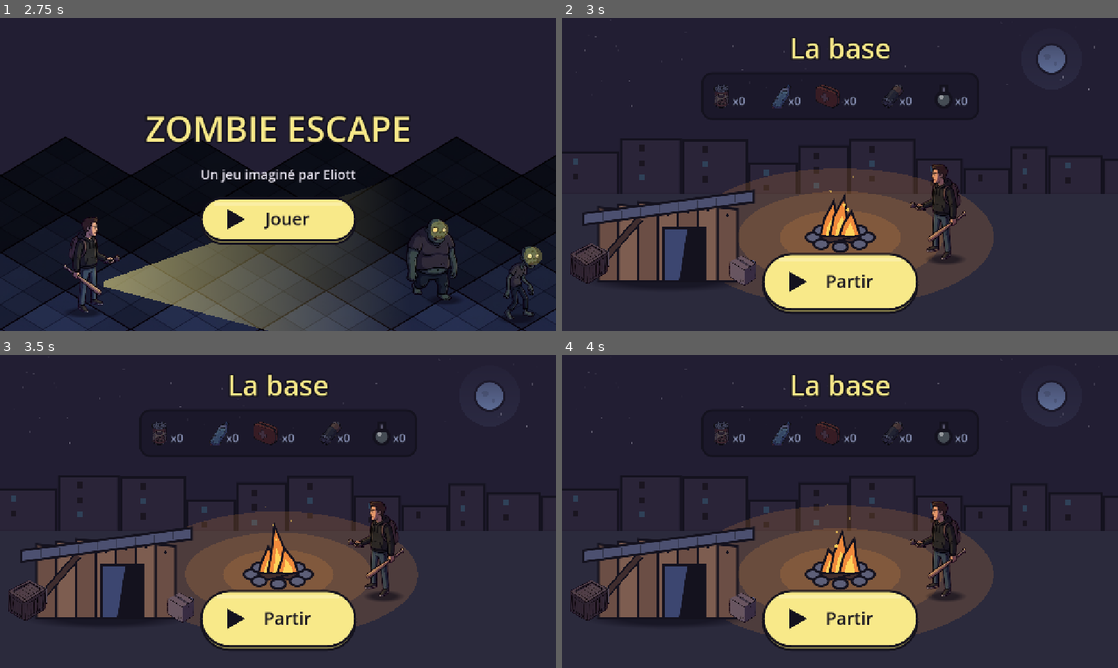
Above: before the commit, frames 1-4 (two rows, left to right).
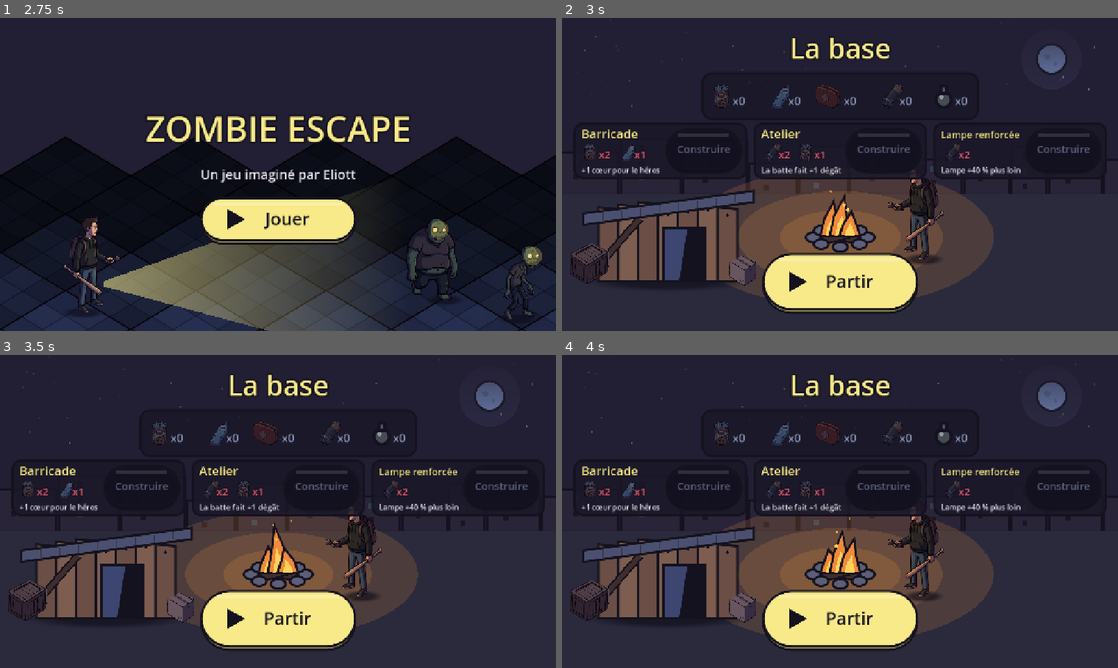
Above: after the commit, the same moments.

Repository: Krocky/zombie-escape
Game: Godot game, scene res://scenes/titre.tscn
Two runs of this game, one before a commit and one after it. Both use one fixed random seed, a clock stepped at 60 frames per second and the inputs below.
Inputs (mouse positions are in pixels of both pictures, inside the frame that each line leads up to):
- Up to frame 1 (2.75 s): move the mouse to (400, 158) at 0.52 s; click (400, 158) at 0.67 s; drag from (166, 190) to (250, 237) at 1.27 s; move the mouse to (333, 105) at 2.02 s; click (333, 105) at 2.17 s
- Up to frame 2 (3 s): drag from (812, 237) to (673, 127) at 2.77 s
- Up to frame 3 (3.5 s): no input
- Up to frame 4 (4 s): move the mouse to (1006, 558) at 3.52 s; click (1006, 558) at 3.67 s

Frame 1 is identical in both runs. In frame 2, 6.8% of the frame differs, in the area x 2-98%, y 35-79%; in frame 3, 6.4%; in frame 4, 6.8%.

Commit message:
Lot 2 étape (b) : constructions de la base
Barricade (+1 coeur), atelier (+1 dégât de batte), lampe renforcée (+40 %
de portée du faisceau). Coûts et effets dans Reglages, logique dans Partie,
cartes Construire sur l'écran Base, constructions dessinées dans le décor,
effets appliqués dans le niveau et sauvegardés. Test test_i.

Co-Authored-By: Claude Opus 5.5 <noreply@anthropic.com>
Claude-Session: https://claude.ai/code/session_01VhU3rXn2s9bFyJ9XzueaAJ

Diff:
--- a/data/reglages.gd
+++ b/data/reglages.gd
@@ -35,6 +35,15 @@
 const ATTAQUE_PORTEE := 90.0          # distance à laquelle la batte touche
 const ATTAQUE_DELAI := 0.5            # secondes entre deux coups
 
+# --- Constructions de la base (chacune se construit une seule fois) ---
+# Coût : { objet: nombre }. Objets : "conserve", "eau", "bandage", "piles" (pas "fiole" : elle sert au remède).
+const BARRICADE_COUT := {"conserve": 2, "eau": 1}
+const BARRICADE_COEURS := 1             # cœurs en plus pour le héros
+const ATELIER_COUT := {"piles": 2, "conserve": 1}
+const ATELIER_DEGATS := 1               # dégâts en plus à chaque coup de batte
+const LAMPE_RENFORCEE_COUT := {"piles": 2}
+const LAMPE_RENFORCEE_PORTEE := 40      # faisceau de la lampe plus long, en pourcentage
+
 # --- Joystick ---
 const JOYSTICK_ZONE_MORTE := 0.2      # entre 0 et 1 : en dessous, le héros ne bouge pas
 
--- a/scenes/base.tscn
+++ b/scenes/base.tscn
@@ -35,6 +35,17 @@
 size_flags_horizontal = 4
 mouse_filter = 2
 
+[node name="Constructions" type="BoxContainer" parent="."]
+layout_mode = 1
+anchors_preset = 10
+anchor_right = 1.0
+offset_top = 240.0
+offset_bottom = 370.0
+grow_horizontal = 2
+mouse_filter = 2
+theme_override_constants/separation = 14
+alignment = 1
+
 [node name="Partir" parent="." instance=ExtResource("2_bouton")]
 layout_mode = 1
 anchors_preset = 7
--- /dev/null
+++ b/scenes/carte_construction.tscn
@@ -0,0 +1,28 @@
+[gd_scene load_steps=3 format=3]
+
+[ext_resource type="Script" path="res://scripts/carte_construction.gd" id="1_carte"]
+[ext_resource type="PackedScene" path="res://scenes/bouton_tactile.tscn" id="2_bouton"]
+
+[node name="CarteConstruction" type="Control"]
+custom_minimum_size = Vector2(400, 130)
+layout_mode = 3
+anchors_preset = 0
+mouse_filter = 2
+script = ExtResource("1_carte")
+
+[node name="Bouton" parent="." instance=ExtResource("2_bouton")]
+custom_minimum_size = Vector2(176, 100)
+layout_mode = 1
+anchors_preset = 6
+anchor_left = 1.0
+anchor_top = 0.5
+anchor_right = 1.0
+anchor_bottom = 0.5
+offset_left = -188.0
+offset_top = -52.0
+offset_right = -12.0
+offset_bottom = 52.0
+grow_horizontal = 0
+grow_vertical = 2
+texte = "Construire"
+taille_texte = 24
--- a/scripts/base.gd
+++ b/scripts/base.gd
@@ -1,14 +1,20 @@
 extends Control
 ## Écran Base (pas un niveau jouable) : l'abri en planches et le feu de camp, la nuit,
-## l'inventaire (une icône par type d'objet avec son nombre) et le bouton Partir (vers le supermarché).
-## Tout est dessiné en code, en formes simples avec contour épais.
+## l'inventaire (une icône par type d'objet avec son nombre), une carte par construction et le bouton Partir.
+## Tout est dessiné en code, en formes simples avec contour épais. Les constructions faites apparaissent dans le décor.
+
+const CARTE := preload("res://scenes/carte_construction.tscn")
 
 const TAILLE_ICONE := 54.0
-## Emplacements (fraction de l'écran) : horizon, abri, feu, héros ; en paysage puis en portrait
+## Emplacements (fraction de l'écran) : horizon, abri, feu, héros, constructions ; en paysage puis en portrait
 const PLACES := {
-	true: {"horizon": 0.56, "abri": Vector2(0.19, 0.84), "feu": Vector2(0.5, 0.7), "heros": Vector2(0.69, 0.77)},
-	false: {"horizon": 0.42, "abri": Vector2(0.5, 0.66), "feu": Vector2(0.36, 0.83), "heros": Vector2(0.8, 0.84)},
+	true: {"horizon": 0.56, "abri": Vector2(0.19, 0.84), "feu": Vector2(0.5, 0.7), "heros": Vector2(0.65, 0.77),
+		"atelier": Vector2(0.78, 0.74), "barricade": Vector2(0.92, 0.8)},
+	false: {"horizon": 0.55, "abri": Vector2(0.5, 0.74), "feu": Vector2(0.36, 0.83), "heros": Vector2(0.8, 0.84),
+		"atelier": Vector2(0.13, 0.77), "barricade": Vector2(0.86, 0.73)},
 }
+## Taille des cartes de construction : en ligne (paysage), en colonne (portrait, coût sur la ligne du nom)
+const TAILLE_CARTE := {true: Vector2(400, 130), false: Vector2(680, 112)}
 
 var _temps := 0.0
 var _etoiles := PackedVector2Array()    # positions en fraction de l'écran
@@ -22,6 +28,14 @@
 	$Partir.couleur = Palette.LAMPE
 	$Partir.icone = "jouer"
 	$Partir.appuye.connect(_partir)
+	for construction in Partie.CONSTRUCTIONS:
+		var carte := CARTE.instantiate()
+		carte.construction = construction
+		carte.size_flags_horizontal = Control.SIZE_SHRINK_CENTER
+		carte.construire.connect(_construire)
+		$Constructions.add_child(carte)
+	resized.connect(_placer_cartes)
+	_placer_cartes()
 	# Ciel et ruines tirés une fois, avec une graine fixe
 	var hasard := RandomNumberGenerator.new()
 	hasard.seed = 7
@@ -29,6 +43,23 @@
 		_etoiles.append(Vector2(hasard.randf(), hasard.randf() * 0.5))
 	for i in 14:
 		_immeubles.append(Vector2(hasard.randf_range(0.06, 0.12), hasard.randf_range(0.06, 0.18)))
+
+
+## Cartes en ligne en paysage, en colonne en portrait.
+func _placer_cartes() -> void:
+	var paysage := size.x > size.y
+	$Constructions.vertical = not paysage
+	$Constructions.add_theme_constant_override("separation", 14 if paysage else 10)
+	for carte in $Constructions.get_children():
+		carte.custom_minimum_size = TAILLE_CARTE[paysage]
+
+
+func _construire(construction: String) -> void:
+	if not Partie.construire(construction):
+		return
+	for carte in $Constructions.get_children():
+		carte.actualiser()
+	$Haut/Inventaire.queue_redraw()
 
 
 func _partir() -> void:
@@ -52,7 +83,13 @@
 	var vacille := 1.0 + 0.05 * sin(_temps * 7.0) + 0.03 * sin(_temps * 13.0)
 	for r: float in [330.0, 220.0, 130.0]:
 		_ellipse_pleine(feu, Vector2(r, r * 0.45) * e * vacille, Palette.FEU_LUEUR)
+	if Partie.est_construit("barricade"):
+		_barricade(places["barricade"] * size, e)
 	_abri(places["abri"] * size, e)
+	if Partie.est_construit("lampe"):
+		_lampe(places["abri"] * size, e)
+	if Partie.est_construit("atelier"):
+		_atelier(places["atelier"] * size, e)
 	_heros(places["heros"] * size, e, places["heros"].x > places["feu"].x)
 	_feu(feu, e)
 	# Haut assombri pour que le titre et l'inventaire ressortent
@@ -74,7 +111,7 @@
 		var p := _etoiles[i] * Vector2(size.x, horizon)
 		var a := 0.35 + 0.3 * sin(_temps * 1.5 + i * 1.7)
 		draw_circle(p, 2.0 * e, Color(Palette.UI_TEXTE, a))
-	var lune := Vector2(size.x * 0.88, size.y * (0.13 if size.x > size.y else 0.26))
+	var lune := Vector2(size.x * 0.88, size.y * (0.13 if size.x > size.y else 0.06))
 	draw_circle(lune, 70.0 * e, Color(Palette.LUNE, 0.12))
 	Dessin.cercle(self, lune, 34.0 * e, Palette.LUNE)
 	draw_circle(lune + Vector2(-10, -6) * e, 7.0 * e, Palette.LUNE.darkened(0.15))
@@ -128,6 +165,68 @@
 	_image_au_sol("carton", pieds + Vector2(l * 0.55, 10 * e), 70.0 * e)
 
 
+## Barricade : palissade de pieux taillés en pointe, tenus par deux planches en travers.
+func _barricade(pieds: Vector2, e: float) -> void:
+	var l := 200.0 * e
+	Dessin.ombre(self, Rect2(pieds - Vector2(l * 0.6, 18 * e), Vector2(l * 1.2, 36 * e)))
+	var n := 6
+	for k in n:
+		var x0 := pieds.x - l / 2.0 + k * l / n
+		var haut := pieds.y - (110.0 + (k % 2) * 16.0) * e
+		var pointe := haut - 22.0 * e
+		Dessin.polygone(self, PackedVector2Array([Vector2(x0 + 3 * e, haut), Vector2(x0 + l / n / 2.0, pointe),
+			Vector2(x0 + l / n - 3 * e, haut), Vector2(x0 + l / n - 3 * e, pieds.y), Vector2(x0 + 3 * e, pieds.y)]),
+			Palette.BOIS if k % 2 == 0 else Palette.BOIS_CLAIR)
+	for y: float in [-80.0, -30.0]:
+		var a := pieds + Vector2(-l * 0.55, y * e)
+		var b := pieds + Vector2(l * 0.55, (y - 10.0) * e)
+		draw_line(a, b, Palette.CONTOUR, 18.0 * e)
+		draw_line(a, b, Palette.BOIS_SOMBRE, 11.0 * e)
+
+
+## Lampe renforcée : un projecteur sur un poteau au coin du toit de l'abri, qui éclaire le sol devant.
+func _lampe(abri: Vector2, e: float) -> void:
+	var bas := abri + Vector2(212 * e, 0)
+	var tete := bas + Vector2(0, -225 * e)
+	# Lumière au sol, qui vacille un peu
+	var force := 0.16 + 0.02 * sin(_temps * 3.0)
+	draw_colored_polygon(PackedVector2Array([tete + Vector2(-10, 10) * e, tete + Vector2(18, 10) * e,
+		bas + Vector2(150, 30) * e, bas + Vector2(-60, 30) * e]), Color(Palette.LAMPE_FAISCEAU, force))
+	_ellipse_pleine(bas + Vector2(45, 28) * e, Vector2(115, 26) * e, Color(Palette.LAMPE_FAISCEAU, force))
+	draw_line(bas, tete, Palette.CONTOUR, 14.0 * e)
+	draw_line(bas, tete, Palette.TOLE.darkened(0.2), 7.0 * e)
+	var corps := PackedVector2Array([tete + Vector2(-22, -16) * e, tete + Vector2(22, -10) * e,
+		tete + Vector2(26, 14) * e, tete + Vector2(-18, 14) * e])
+	Dessin.polygone(self, corps, Palette.TOLE)
+	draw_circle(tete + Vector2(4, 6) * e, 26.0 * e, Color(Palette.LAMPE, 0.25))
+	Dessin.ellipse(self, tete + Vector2(4, 12) * e, Vector2(18, 7) * e, Palette.LAMPE)
+
+
+## Atelier : établi en bois avec un étau, un marteau et une scie posés dessus.
+func _atelier(pieds: Vector2, e: float) -> void:
+	var l := 150.0 * e
+	var h := 70.0 * e
+	Dessin.ombre(self, Rect2(pieds - Vector2(l * 0.62, 16 * e), Vector2(l * 1.24, 32 * e)))
+	for x: float in [-0.42, 0.36]:
+		Dessin.rect(self, Rect2(pieds + Vector2(l * x, -h), Vector2(14 * e, h)), Palette.BOIS_SOMBRE)
+	Dessin.rect(self, Rect2(pieds + Vector2(-l * 0.42, -h * 0.4), Vector2(l * 0.84, 10 * e)), Palette.BOIS_SOMBRE)
+	var plateau := Rect2(pieds + Vector2(-l / 2.0, -h - 18 * e), Vector2(l, 18 * e))
+	Dessin.rect(self, plateau, Palette.BOIS_CLAIR)
+	# Étau à gauche
+	Dessin.rect(self, Rect2(plateau.position + Vector2(6, -22) * e, Vector2(26, 22) * e), Palette.PIERRE)
+	draw_line(plateau.position + Vector2(0, -12) * e, plateau.position + Vector2(38, -12) * e, Palette.CONTOUR, 5.0 * e)
+	# Marteau
+	var m := plateau.position + Vector2(l * 0.45, 0)
+	draw_line(m, m + Vector2(34, -30) * e, Palette.CONTOUR, 9.0 * e)
+	draw_line(m, m + Vector2(34, -30) * e, Palette.BATTE, 5.0 * e)
+	Dessin.polygone(self, PackedVector2Array([m + Vector2(22, -42) * e, m + Vector2(46, -22) * e,
+		m + Vector2(40, -16) * e, m + Vector2(16, -36) * e]), Palette.PIERRE)
+	# Scie accrochée au bord du plateau
+	var s := plateau.position + Vector2(l * 0.7, plateau.size.y)
+	Dessin.polygone(self, PackedVector2Array([s, s + Vector2(30, 0) * e, s + Vector2(30, 34) * e]), Palette.UI_BORD)
+	Dessin.rect(self, Rect2(s + Vector2(-12, -2) * e, Vector2(14, 12) * e), Palette.BOIS_SOMBRE)
+
+
 func _image_au_sol(nom: String, pieds: Vector2, hauteur: float) -> void:
 	if not Images.existe(nom):
 		return
--- a/scripts/bouton_tactile.gd
+++ b/scripts/bouton_tactile.gd
@@ -11,6 +11,8 @@
 			texte = valeur
 			queue_redraw()
 @export var couleur := Color.WHITE
+## Taille du texte des boutons en pilule (les ronds gardent leur taille).
+@export var taille_texte := 40
 ## Icône au-dessus du texte : "batte", "cacher", "sortir", "jouer" ou rien.
 @export var icone := "":
 	set(valeur):
@@ -95,9 +97,9 @@
 		var milieu := Vector2(size.x / 2.0, enfonce + (size.y - PROFONDEUR) / 2.0)
 		if icone != "":
 			_icone(milieu + Vector2(-size.x * 0.28, 0), 24.0, couleur_texte)
-			_texte(milieu + Vector2(size.x * 0.06, 14), 40, couleur_texte)
+			_texte(milieu + Vector2(size.x * 0.06, taille_texte * 0.35), taille_texte, couleur_texte)
 		else:
-			_texte(milieu + Vector2(0, 14), 40, couleur_texte)
+			_texte(milieu + Vector2(0, taille_texte * 0.35), taille_texte, couleur_texte)
 
 
 ## Texte centré horizontalement sur p (p = ligne de base).
--- /dev/null
+++ b/scripts/carte_construction.gd
@@ -0,0 +1,71 @@
+extends Control
+## Carte d'une construction sur l'écran Base : nom, coût (icônes des objets), effet en une phrase,
+## bouton « Construire » (actif seulement si on a assez d'objets) ou « Construit ».
+## Carte large (portrait) : le coût est sur la ligne du nom, la carte est moins haute.
+
+## Toucher « Construire » : la base fait la construction.
+signal construire(construction: String)
+
+const TAILLE_ICONE := 40.0
+const LARGEUR_COMPACTE := 600.0   # à partir de cette largeur, coût sur la ligne du nom
+
+## Nom de la construction (clé de Partie.CONSTRUCTIONS), donné par la base.
+var construction := ""
+
+@onready var _bouton: Control = $Bouton
+
+
+func _ready() -> void:
+	_bouton.appuye.connect(func(): construire.emit(construction))
+	actualiser()
+
+
+## Appelé par la base quand l'inventaire ou les constructions changent.
+func actualiser() -> void:
+	var fait := Partie.est_construit(construction)
+	_bouton.texte = "Construit" if fait else "Construire"
+	_bouton.couleur = Palette.SORTIE if fait else Palette.LAMPE
+	_bouton.actif = Partie.peut_construire(construction)
+	queue_redraw()
+
+
+func _draw() -> void:
+	var fait := Partie.est_construit(construction)
+	var cadre := StyleBoxFlat.new()
+	cadre.bg_color = Palette.UI_CADRE
+	cadre.border_color = Palette.SORTIE if fait else Palette.CONTOUR
+	cadre.set_border_width_all(5)
+	cadre.set_corner_radius_all(20)
+	draw_style_box(cadre, Rect2(Vector2.ZERO, size))
+	var police := ThemeDB.fallback_font
+	var x := 18.0
+	var largeur: float = _bouton.position.x - x - 10.0
+	# Nom (réduit s'il est trop long)
+	var titre: String = Partie.CONSTRUCTIONS.get(construction, construction)
+	var taille := 28
+	while taille > 16 and police.get_string_size(titre, HORIZONTAL_ALIGNMENT_LEFT, -1, taille).x > largeur:
+		taille -= 2
+	draw_string_outline(police, Vector2(x, 36), titre, HORIZONTAL_ALIGNMENT_LEFT, -1, taille, 6, Palette.CONTOUR)
+	draw_string(police, Vector2(x, 36), titre, HORIZONTAL_ALIGNMENT_LEFT, -1, taille, Palette.LAMPE)
+	# Coût : une icône par type d'objet avec son nombre (grisé si on n'en a pas assez)
+	var cout := Partie.cout(construction)
+	var debut := Vector2(x + 20, 88)
+	if size.x >= LARGEUR_COMPACTE:
+		debut = Vector2(x + police.get_string_size(titre, HORIZONTAL_ALIGNMENT_LEFT, -1, taille).x + 50, 52)
+	var pas := minf((largeur + x - debut.x) / maxf(cout.size(), 1.0), 100.0)
+	var i := 0
+	for type in cout:
+		var assez: bool = fait or Partie.inventaire.get(type, 0) >= cout[type]
+		var pieds := debut + Vector2(i * pas, 0)
+		Dessin.icone_objet(self, type, pieds, TAILLE_ICONE, Color.WHITE if assez else Color(0.55, 0.55, 0.65, 0.6))
+		var texte := "x%d" % cout[type]
+		var p := pieds + Vector2(TAILLE_ICONE * 0.5, -6)
+		draw_string_outline(police, p, texte, HORIZONTAL_ALIGNMENT_LEFT, -1, 24, 6, Palette.CONTOUR)
+		draw_string(police, p, texte, HORIZONTAL_ALIGNMENT_LEFT, -1, 24, Palette.UI_TEXTE if assez else Palette.COEUR)
+		i += 1
+	# Effet
+	var phrase := Partie.effet(construction)
+	taille = 20
+	while taille > 14 and police.get_string_size(phrase, HORIZONTAL_ALIGNMENT_LEFT, -1, taille).x > largeur:
+		taille -= 1
+	draw_string(police, Vector2(x, size.y - 14), phrase, HORIZONTAL_ALIGNMENT_LEFT, -1, taille, Palette.UI_TEXTE)
--- a/scripts/heros.gd
+++ b/scripts/heros.gd
@@ -23,7 +23,8 @@
 
 var _direction := Vector2.ZERO
 var _temps := 0.0
-var _pv := Reglages.HEROS_PV
+var _pv_max := Partie.heros_pv()   # avec la barricade de la base
+var _pv := _pv_max
 var _recul := Vector2.ZERO
 var _invulnerable := 0.0
 var _recharge_attaque := 0.0
@@ -41,11 +42,11 @@
 
 
 func _ready() -> void:
-	pv_change.emit.call_deferred(_pv, Reglages.HEROS_PV)
+	pv_change.emit.call_deferred(_pv, _pv_max)
 	_lampe.texture = _texture_faisceau()
 	_lampe.color = Palette.LAMPE_FAISCEAU
 	_halo.color = Palette.LAMPE_DOUCE
-	_lampe.texture_scale = Reglages.LAMPE_PORTEE * Iso.K / 256.0
+	_lampe.texture_scale = Partie.portee_lampe() * Iso.K / 256.0
 	# La pointe du cône (bord gauche de l'image) doit être sur la main
 	_lampe.offset = Vector2(128.0 * _lampe.texture_scale, 0)
 	# Lumières et dessin suivent la position à l'écran ; la caméra aussi (hors du monde)
@@ -129,7 +130,7 @@
 	_pv = maxi(_pv - degats, 0)
 	_invulnerable = Reglages.HEROS_INVULNERABLE
 	_recul = depuis.direction_to(global_position) * Reglages.HEROS_RECUL
-	pv_change.emit(_pv, Reglages.HEROS_PV)
+	pv_change.emit(_pv, _pv_max)
 	_secousse = DUREE_SECOUSSE
 	if _pv == 0:
 		_direction = Vector2.ZERO
--- a/scripts/niveau.gd
+++ b/scripts/niveau.gd
@@ -107,7 +107,7 @@
 	for zombie in get_tree().get_nodes_in_group("zombies"):
 		var vers_zombie: Vector2 = zombie.global_position - origine
 		if vers_zombie.length() <= Reglages.ATTAQUE_PORTEE and vers_zombie.normalized().dot(sens) > -0.3:
-			zombie.recevoir_coup(Reglages.ATTAQUE_DEGATS, origine)
+			zombie.recevoir_coup(Partie.degats_batte(), origine)
 
 
 func _sur_mort() -> void:
--- a/scripts/partie.gd
+++ b/scripts/partie.gd
@@ -12,10 +12,16 @@
 	"piles": "Piles",
 	"fiole": "Fiole de remède",
 }
+## Constructions de la base, dans l'ordre des cartes : nom -> nom affiché (coûts et effets dans Reglages)
+const CONSTRUCTIONS := {
+	"barricade": "Barricade",
+	"atelier": "Atelier",
+	"lampe": "Lampe renforcée",
+}
 
 ## Objets rangés à la base, cumulés sur toutes les parties : { type: nombre }
 var inventaire := {}
-## Constructions faites à la base (noms), remplies à l'étape (b) du lot 2
+## Constructions faites à la base (noms, voir CONSTRUCTIONS)
 var constructions := []
 ## Dernière partie : victoire (bool), rapportes (Array), perdus (Array)
 var resultat := {"victoire": false, "rapportes": [], "perdus": []}
@@ -43,6 +49,71 @@
 	return NOMS.get(type, type)
 
 
+# --- Constructions ---
+
+## Objets à donner pour construire : { type: nombre }.
+func cout(construction: String) -> Dictionary:
+	match construction:
+		"barricade":
+			return Reglages.BARRICADE_COUT
+		"atelier":
+			return Reglages.ATELIER_COUT
+		"lampe":
+			return Reglages.LAMPE_RENFORCEE_COUT
+	return {}
+
+
+## L'effet en une phrase (carte de la base).
+func effet(construction: String) -> String:
+	match construction:
+		"barricade":
+			return "+%d cœur%s pour le héros" % [Reglages.BARRICADE_COEURS, "s" if Reglages.BARRICADE_COEURS > 1 else ""]
+		"atelier":
+			return "La batte fait +%d dégât%s" % [Reglages.ATELIER_DEGATS, "s" if Reglages.ATELIER_DEGATS > 1 else ""]
+		"lampe":
+			return "Lampe +%d %% plus loin" % Reglages.LAMPE_RENFORCEE_PORTEE
+	return ""
+
+
+func est_construit(construction: String) -> bool:
+	return construction in constructions
+
+
+func peut_construire(construction: String) -> bool:
+	if est_construit(construction):
+		return false
+	var c := cout(construction)
+	for type in c:
+		if inventaire.get(type, 0) < c[type]:
+			return false
+	return true
+
+
+## Retire les objets de l'inventaire, ajoute la construction et sauvegarde. Faux si impossible.
+func construire(construction: String) -> bool:
+	if not peut_construire(construction):
+		return false
+	var c := cout(construction)
+	for type in c:
+		inventaire[type] -= c[type]
+	constructions.append(construction)
+	sauvegarder()
+	return true
+
+
+## Effets des constructions dans le niveau
+func heros_pv() -> int:
+	return Reglages.HEROS_PV + (Reglages.BARRICADE_COEURS if est_construit("barricade") else 0)
+
+
+func degats_batte() -> int:
+	return Reglages.ATTAQUE_DEGATS + (Reglages.ATELIER_DEGATS if est_construit("atelier") else 0)
+
+
+func portee_lampe() -> float:
+	return Reglages.LAMPE_PORTEE * (1.0 + Reglages.LAMPE_RENFORCEE_PORTEE / 100.0 if est_construit("lampe") else 1.0)
+
+
 func sauvegarder() -> void:
 	var fichier := FileAccess.open(FICHIER, FileAccess.WRITE)
 	if fichier:
--- /dev/null
+++ b/tests/test_i.gd
@@ -0,0 +1,85 @@
+extends SceneTree
+## Lot 2 (b) : constructions de la base. Cartes (Construire actif seulement si assez d'objets, Construit),
+## objets retirés, sauvegarde, effets dans le niveau (cœurs, dégâts de la batte, portée de la lampe).
+var f := 0
+var partie
+var zombie
+var pv_zombie := 0
+func _initialize():
+	partie = root.get_node("Partie")
+	partie.inventaire = {"conserve": 3, "eau": 1, "piles": 3, "fiole": 1}
+	partie.constructions = []
+	partie.sauvegarder()
+	change_scene_to_file("res://scenes/base.tscn")
+func _touch(pos, pressed):
+	var e = InputEventScreenTouch.new(); e.index = 0; e.position = pos; e.pressed = pressed
+	Input.parse_input_event(e)
+func _snap(n): root.get_texture().get_image().save_png(OS.get_environment("CAPTURES") + "/capture_i_%s.png" % n)
+func _carte(nom):
+	for c in current_scene.get_node("Constructions").get_children():
+		if c.construction == nom: return c
+func _etat():
+	var t := []
+	for c in current_scene.get_node("Constructions").get_children():
+		var b = c.get_node("Bouton")
+		t.append("%s: '%s' actif=%s" % [c.construction, b.texte, b.actif])
+	return ", ".join(t)
+func _appuyer(nom): _touch(_carte(nom).get_node("Bouton").get_global_rect().get_center(), true)
+func _physics_process(_d):
+	f += 1
+	if f == 20:
+		print("avant: ", _etat(), " (attendu les 3 actifs)")
+		var ecran = current_scene.get_viewport_rect()
+		for c in current_scene.get_node("Constructions").get_children():
+			var b = c.get_node("Bouton")
+			print("carte ", c.construction, " ", c.size, " dans l'ecran: ", ecran.encloses(c.get_global_rect()),
+				" bouton >= 100 px: ", b.size.y >= 100 and b.size.x >= 100)
+		_snap("avant")
+		_appuyer("barricade")
+	if f == 26: _touch(Vector2.ZERO, false)
+	if f == 34: _appuyer("atelier")
+	if f == 40: _touch(Vector2.ZERO, false)
+	if f == 48:
+		print("apres 2 constructions: ", _etat(), " (attendu barricade et atelier 'Construit' inactifs, lampe inactive)")
+		print("inventaire: ", partie.inventaire, " (attendu conserve 0, eau 0, piles 1, fiole 1)")
+		_appuyer("lampe")
+	if f == 54: _touch(Vector2.ZERO, false)
+	if f == 62:
+		print("lampe sans assez de piles: construite=", partie.est_construit("lampe"), " (attendu false)")
+		_snap("apres")
+		partie.constructions = []; partie.inventaire = {}
+		partie.charger()
+		print("sauvegarde relue: constructions ", partie.constructions, " inventaire ", partie.inventaire)
+		_touch(current_scene.get_node("Partir").get_global_rect().get_center(), true)
+	if f == 68: _touch(Vector2.ZERO, false)
+	if f == 80:
+		print("scene: ", current_scene.name, " (attendu Niveau)")
+		var h = current_scene.get_node("Monde/Heros")
+		print("coeurs: ", h._pv, "/", h._pv_max, " (attendu ", Reglages.HEROS_PV + Reglages.BARRICADE_COEURS, ")")
+		print("lampe: portee ", partie.portee_lampe(), " (attendu ", Reglages.LAMPE_PORTEE, " sans lampe renforcee)")
+		for z in get_nodes_in_group("zombies"): z.position = Vector2(2300, 1550); z._depart = z.position; z.patrouille = Vector2.ZERO
+		zombie = get_nodes_in_group("zombies")[0]
+		zombie.position = h.position + h._regard * 50.0; zombie._depart = zombie.position
+		pv_zombie = zombie._pv
+		h.attaquer()
+	if f == 84:
+		print("coup de batte: zombie ", pv_zombie, " -> ", zombie._pv, " PV (attendu -", Reglages.ATTAQUE_DEGATS + Reglages.ATELIER_DEGATS, ")")
+		_snap("niveau")
+		partie.constructions.append("lampe")
+		print("portee avec lampe renforcee: ", partie.portee_lampe(), " (attendu ", Reglages.LAMPE_PORTEE * (1 + Reglages.LAMPE_RENFORCEE_PORTEE / 100.0), ")")
+		change_scene_to_file("res://scenes/niveau.tscn")
+	if f == 100:
+		var h = current_scene.get_node("Monde/Heros")
+		var lampe = null
+		for n in h._vue.get_children(): if n.name == "Lampe": lampe = n
+		print("faisceau: texture_scale ", lampe.texture_scale, " (attendu ", partie.portee_lampe() * root.get_node("Iso").K / 256.0, ")")
+		_snap("niveau_lampe")
+		change_scene_to_file("res://scenes/base.tscn")
+	if f == 115:
+		print("base, 3 constructions: ", _etat())
+		_snap("base_complete")
+		# Ne pas laisser de constructions aux autres tests
+		DirAccess.remove_absolute(ProjectSettings.globalize_path("user://sauvegarde.json"))
+		partie.constructions = []; partie.inventaire = {}
+		quit()
+	return false
Not shown, added: scripts/carte_construction.gd.uid
Not shown, added: tests/test_i.gd.uid
Not shown, changed: CLAUDE.md
